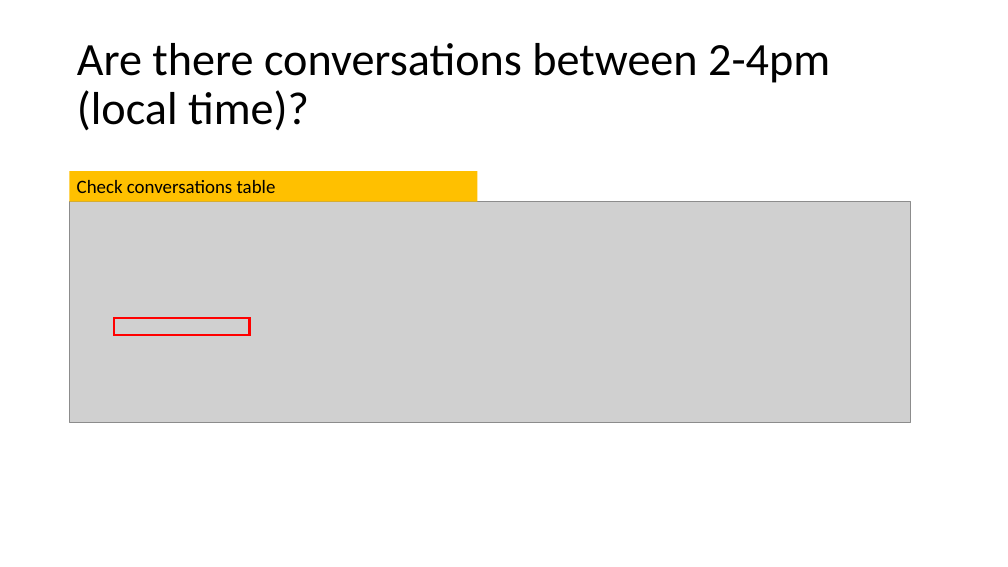
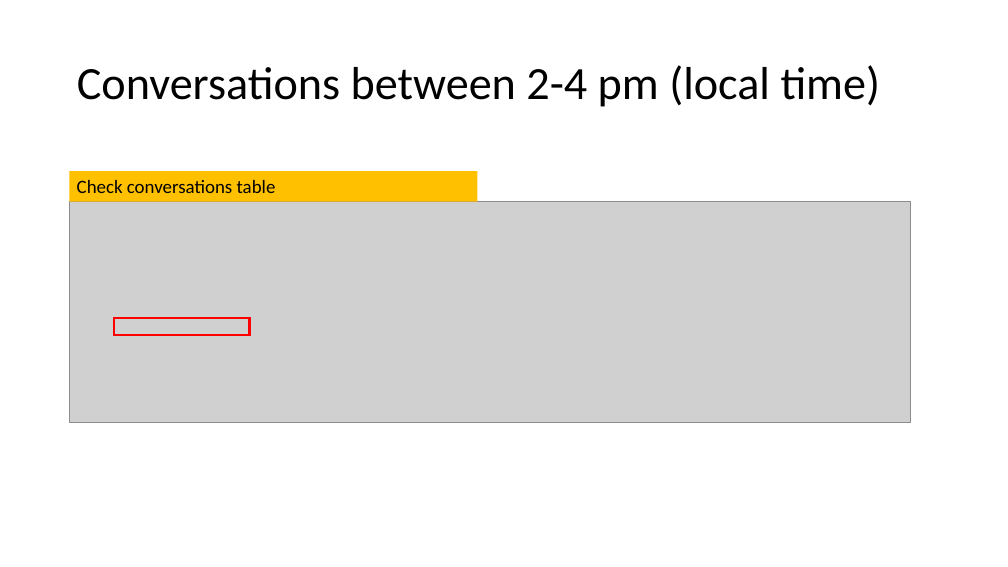
Before and after one commit to frankwxu/digital-forensics-lab, a slide deck: slide 17 of Android10/5_3_2_Third_Party_App_Investigation _textnow.pptx (slide 12 before the commit). Drawn at 1008x567 pixels with LibreOffice and Linux fonts; fonts in the diff are those of the drawing; grey boxes stand for pictures; background and template pictures are left out. Boxes give left, top, right and bottom in pixels: in the first picture for what was removed or moved away, otherwise in the second. Text is boxed around its words. In the diff, an @@ line names an element or a change of style, - is before the commit and + after.

```diff
--- a/Android10/5_3_2_Third_Party_App_Investigation _textnow.pptx
+++ b/Android10/5_3_2_Third_Party_App_Investigation _textnow.pptx
@@ title at [77,65,881,107]: text changed @@
-Are there conversations between 2-4pm (local time)?
+Conversations between 2-4 pm (local time)
```
Also in this commit, not shown: 9 other slides changed, 7 slides added, 2 slides removed, 2 other files.
